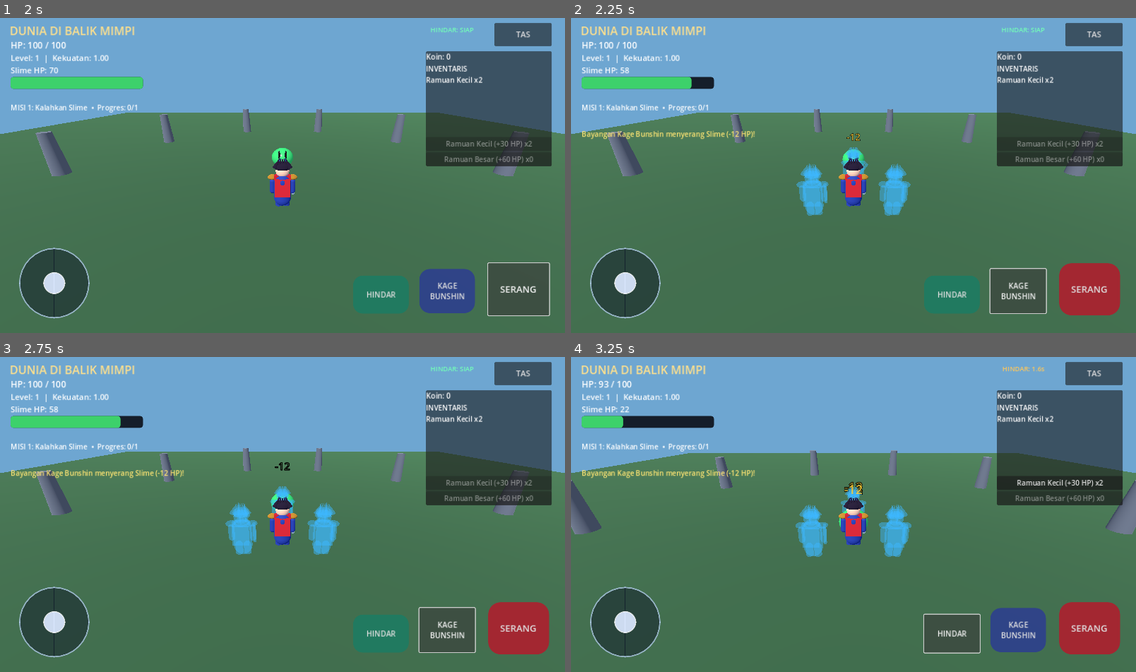
Above: before the commit, frames 1-4 (two rows, left to right).
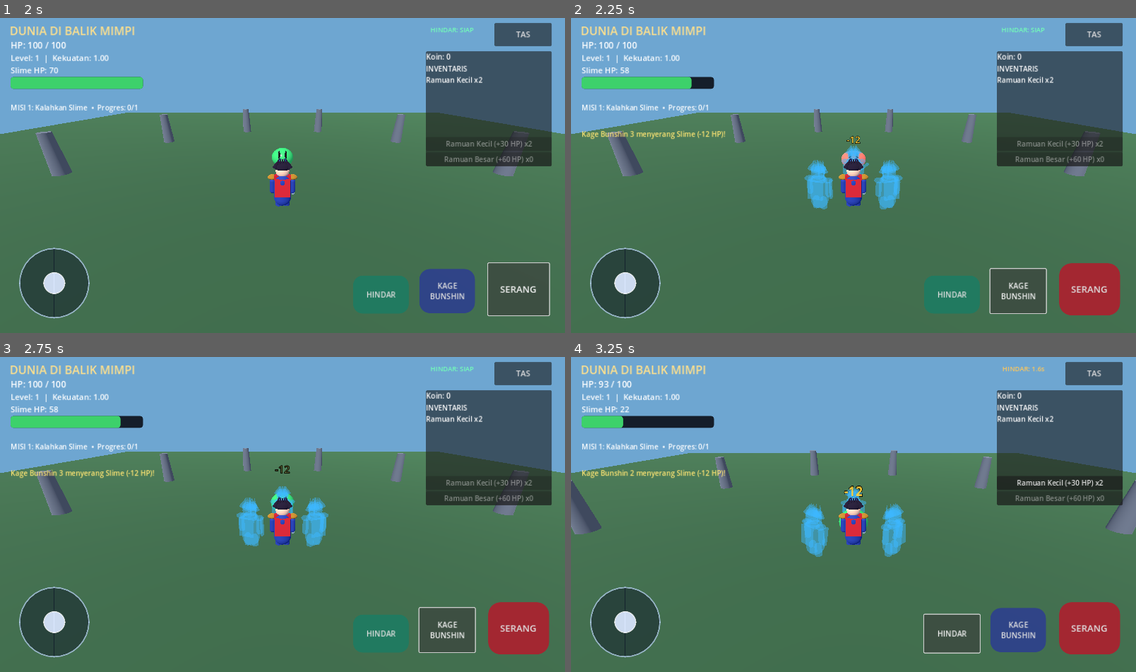
Above: after the commit, the same moments.

Repository: anjingsayang80-ui/Dunia-di-Balik-Mimpi
Game: Godot game, scene res://scenes/main.tscn
Same seed, same stepped clock (60 frames per second), same inputs: the game is played once before the commit and once after it.
Inputs:
- Up to frame 1 (2 s): click "TAS" at 0.5 s; click "SERANG" at 1.25 s
- Up to frame 2 (2.25 s): click "KAGE BUNSHIN" at 2 s
- Up to frame 3 (2.75 s): no input
- Up to frame 4 (3.25 s): click "HINDAR" at 2.75 s

Frame 1 is identical in both runs. In frame 2, 1.6% of the frame differs, in the area x 2-61%, y 35-63%; in frame 3, 1.7%, in the area x 2-61%, y 33-63%; in frame 4, 1.2%.

Commit message:
Make Kage Bunshin chase and automatically attack enemies

Diff:
--- a/android-game/scripts/main.gd
+++ b/android-game/scripts/main.gd
@@ -556,29 +556,57 @@
     for i in range(shadow_clones.size()):
         if i >= clone_attack_timers.size():
             continue
+        var shadow := shadow_clones[i]
+        if not is_instance_valid(shadow):
+            continue
+
+        # Pilih musuh hidup terdekat agar bayangan benar-benar memburu target,
+        # bukan hanya menunggu musuh masuk ke formasi di sekitar MC.
+        var target: Node3D = null
+        var target_name := ""
+        var boss_distance := INF
+        var slime_distance := INF
+        if is_instance_valid(boss) and boss.hp > 0:
+            boss_distance = shadow.global_position.distance_to(boss.global_position)
+        if is_instance_valid(slime) and slime.hp > 0:
+            slime_distance = shadow.global_position.distance_to(slime.global_position)
+        if boss_distance < slime_distance:
+            target = boss
+            target_name = "DreamBoss"
+        elif slime_distance < INF:
+            target = slime
+            target_name = "Slime"
+
+        if target == null:
+            continue
+
+        var to_target := target.global_position - shadow.global_position
+        to_target.y = 0.0
+        var distance := to_target.length()
+        if distance > 0.01:
+            shadow.rotation.y = atan2(-to_target.x, -to_target.z)
+
         clone_attack_timers[i] = maxf(0.0, clone_attack_timers[i] - delta)
+        if distance > 2.7:
+            var chase_direction := to_target.normalized()
+            shadow.global_position += chase_direction * minf(distance - 2.35, 5.5 * delta)
+            continue
+
         if clone_attack_timers[i] > 0.0:
             continue
-        var target: Node3D = null
-        var target_name := ""
-        if is_instance_valid(boss) and boss.hp > 0 and shadow_clones[i].global_position.distance_to(boss.global_position) < 4.8:
-            target = boss
-            target_name = "DreamBoss"
-        elif is_instance_valid(slime) and slime.hp > 0 and shadow_clones[i].global_position.distance_to(slime.global_position) < 4.0:
-            target = slime
-            target_name = "Slime"
-        if target != null:
-            _animate_shadow_strike(shadow_clones[i])
-            var damage := maxi(1, int(round(12.0 * game_state.player_strength)))
-            target.take_damage(damage)
-            clone_attack_timers[i] = 0.8
-            game_state.last_notice = "Bayangan Kage Bunshin menyerang %s (-%d HP)!" % [target_name, damage]
-            if target.hp <= 0:
-                if target_name == "Slime":
+
+        _animate_shadow_strike(shadow)
+        var damage := maxi(1, int(round(12.0 * game_state.player_strength)))
+        target.take_damage(damage)
+        clone_attack_timers[i] = 0.8
+        game_state.last_notice = "Kage Bunshin %d menyerang %s (-%d HP)!" % [i + 1, target_name, damage]
+        if target.hp <= 0:
+            if target_name == "Slime":
+                if not hero.slime_reward_claimed:
                     game_state.complete_slime_quest()
                     hero.slime_reward_claimed = true
-                else:
-                    game_state.defeat_boss()
+            else:
+                game_state.defeat_boss()
 
 func _animate_shadow_strike(shadow: Node3D) -> void:
     var shadow_sword := shadow.get_node_or_null("Sword") as MeshInstance3D
